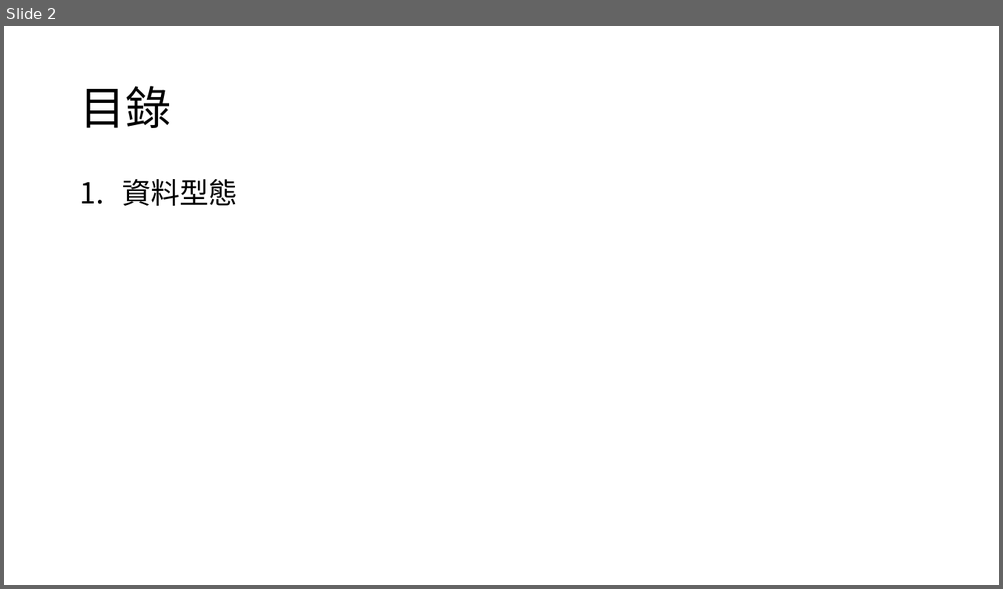
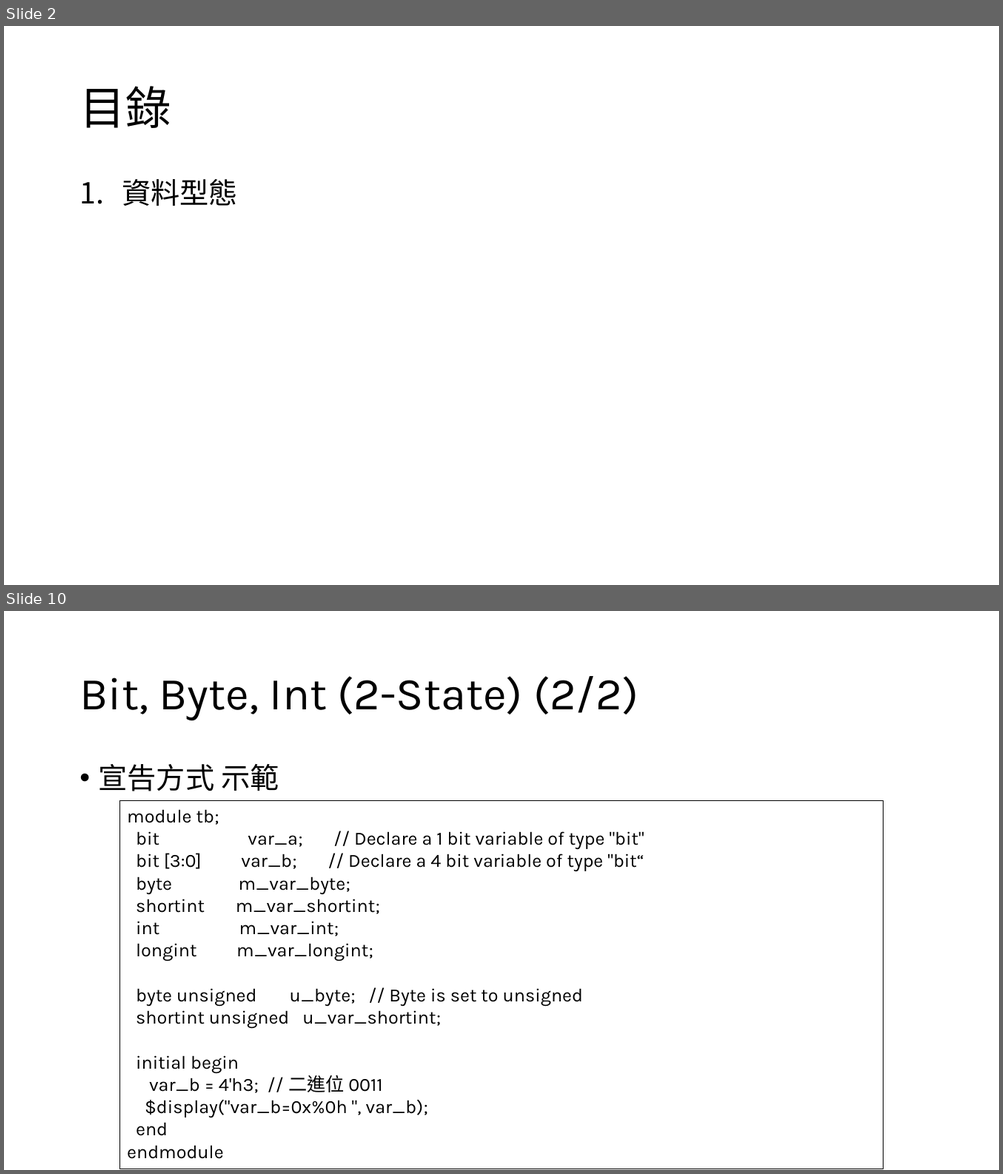
Before and after one commit to s9001055/DV_learning, a slide deck: systemverilog/SystemVerilog_語法學習.pptx. Shown one above the other, each under a label of ours: slide 2 before the commit, slides 2 and 10 after it; the slides between them are not shown. The pictures are 1003x589 and 1003x1174 pixels, drawn with LibreOffice and Linux fonts; fonts in the diff are those of the drawing. Boxes give left, top, right and bottom in pixels: in the first picture for what was removed or moved away, otherwise in the second. Text is boxed around its words. In the diff, an @@ line names an element or a change of style, - is before the commit and + after.

Commit message:
add 2state, 4state, string, enum, array

```diff
--- a/systemverilog/SystemVerilog_語法學習.pptx
+++ b/systemverilog/SystemVerilog_語法學習.pptx
@@ slide 10 added at [4, 611, 999, 1170], background #FFFFFF @@
@@ title added at [79, 676, 638, 721], 44 pt, text #000000 @@
+Bit, Byte, Int (2-State) (2/2)
@@ text added at [99, 764, 279, 792], 28 pt, text #000000 @@
+• 宣告方式 示範
@@ rectangle added at [119, 800, 883, 1170], outline #000000 0.75 pt, 18 pt, text #000000 @@
+module tb;
+bit var_a; // Declare a 1 bit variable of type "bit"
+bit [3:0] var_b; // Declare a 4 bit variable of type "bit“
+byte m_var_byte;
+shortint m_var_shortint;
+int m_var_int;
+longint m_var_longint;
+byte unsigned u_byte; // Byte is set to unsigned
+shortint unsigned u_var_shortint;
+initial begin
+var_b = 4'h3; // 二進位 0011
+$display("var_b=0x%0h ", var_b);
+end
+endmodule
```
Also in this commit, not shown: 2 slides changed, 12 other slides added.
